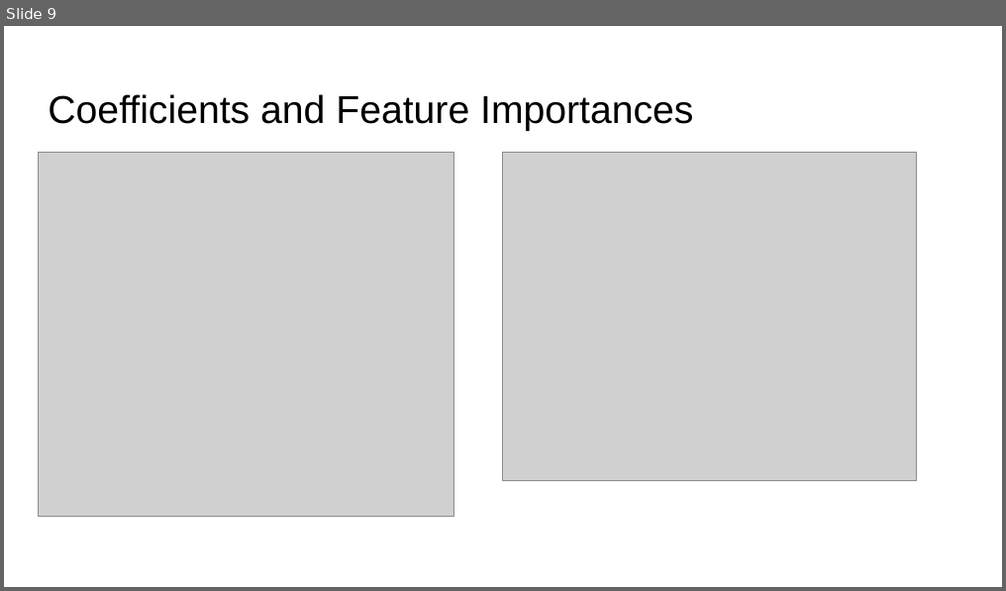
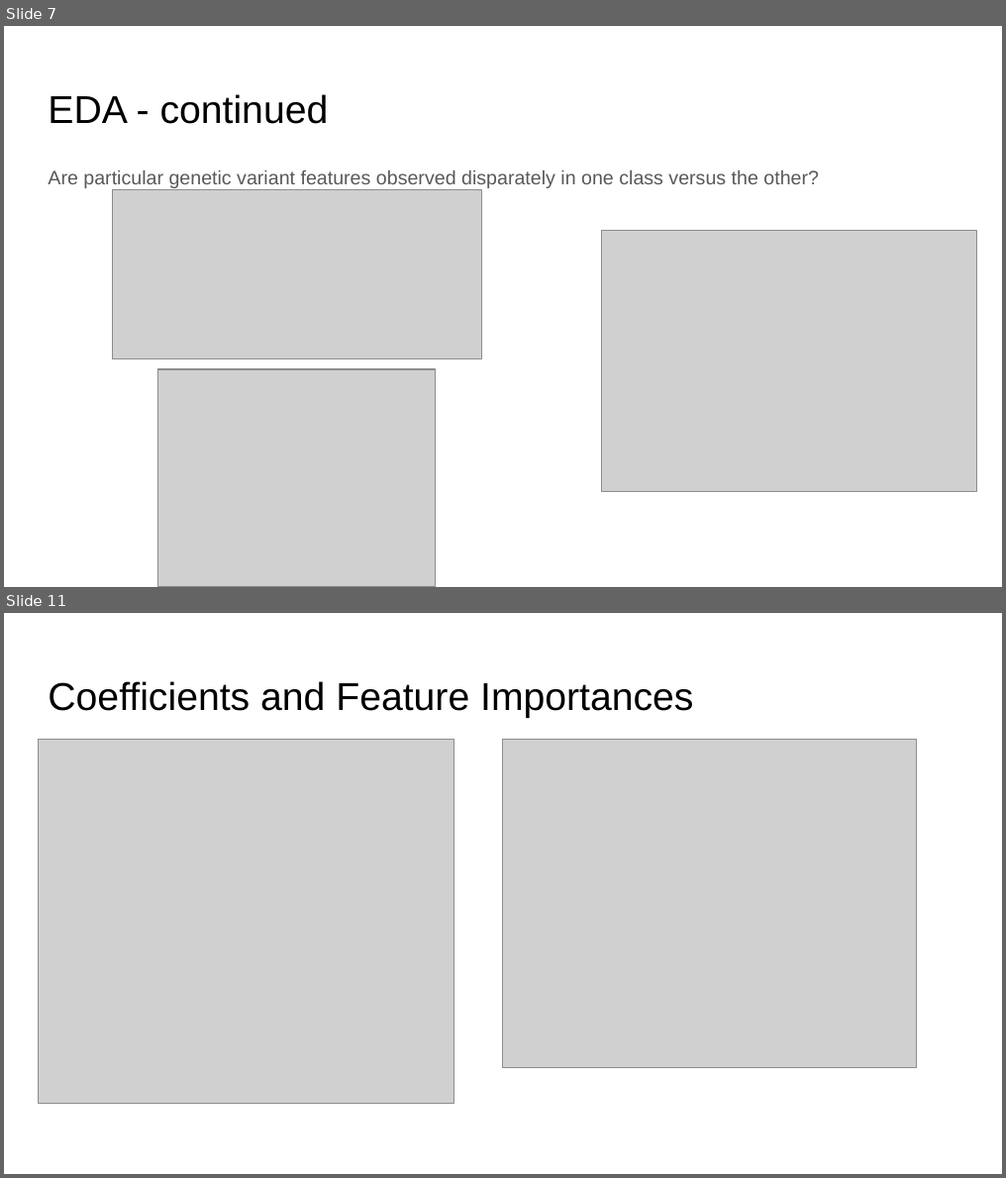
Before and after one commit to gksullan/Springboard_Capstone_1, a slide deck: reports/Predicting Genetic Variants that are Conflicting Classified.pptx. Shown one above the other, each under a label of ours: slide 9 before the commit, slides 7 and 11 after it; the slides between them are not shown. The pictures are 1006x591 and 1006x1178 pixels, drawn with LibreOffice and Linux fonts; fonts in the diff are those of the drawing; grey boxes stand for pictures. Boxes give left, top, right and bottom in pixels: in the first picture for what was removed or moved away, otherwise in the second. Text is boxed around its words. In the diff, an @@ line names an element or a change of style, - is before the commit and + after.

```diff
--- a/reports/Predicting Genetic Variants that are Conflicting Classified.pptx
+++ b/reports/Predicting Genetic Variants that are Conflicting Classified.pptx
@@ slide 7 added at <box>4,26,1002,587</box>, background #FFFFFF @@
@@ title added at <box>48,94,329,124</box>, 28 pt, text #000000 @@
+EDA - continued
@@ text added at <box>48,171,819,188</box>, 14 pt, text #595959 @@
+Are particular genetic variant features observed disparately in one class versus the other?
@@ picture added at <box>112,190,481,361</box> @@
@@ picture added at <box>602,231,977,492</box> @@
@@ picture added at <box>157,370,435,586</box> @@
@@ what was slide 9 is now slide 11 @@
```
Also in this commit, not shown: 8 slides changed, 2 other slides added, 1 slide removed.
